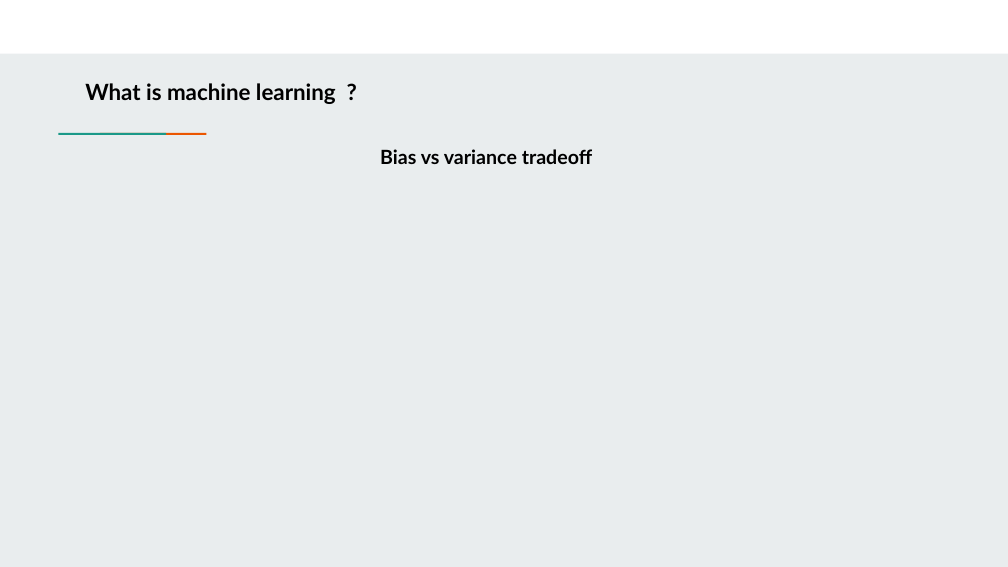
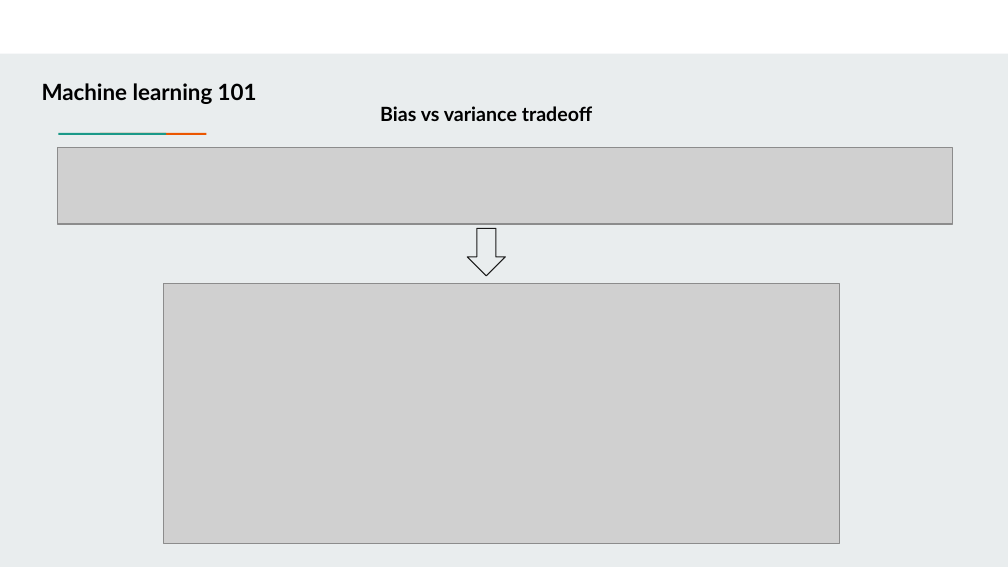
Before and after one commit to farouqBenarous/Machine_Learning_101_Workshop, a slide deck: slide 22 of 20-03-2021/Presentation/Machine learning 101.pptx (slide 15 before the commit). Drawn at 1008x567 pixels with LibreOffice and Linux fonts; fonts in the diff are those of the drawing; grey boxes stand for pictures. Boxes give left, top, right and bottom in pixels: in the first picture for what was removed or moved away, otherwise in the second. Text is boxed around its words. In the diff, an @@ line names an element or a change of style, - is before the commit and + after.

```diff
--- a/20-03-2021/Presentation/Machine learning 101.pptx
+++ b/20-03-2021/Presentation/Machine learning 101.pptx
@@ text at box(42, 83, 257, 104): text changed @@
-What is machine learning ?
+Machine learning 101
@@ text "Bias vs variance tradeoff": place and size @@
-text "Bias vs variance tradeoff" at box(380, 149, 592, 164)
+text "Bias vs variance tradeoff" at box(380, 106, 592, 121)
@@ picture added at box(57, 147, 953, 224) @@
@@ down arrow added at box(468, 229, 506, 276), fill #E9EDEE, outline #1A1A1A 0.75 pt @@
@@ picture added at box(163, 283, 839, 543) @@
```
Also in this commit, not shown: 10 other slides changed, 12 slides added, 3 slides removed, 3 other files.
